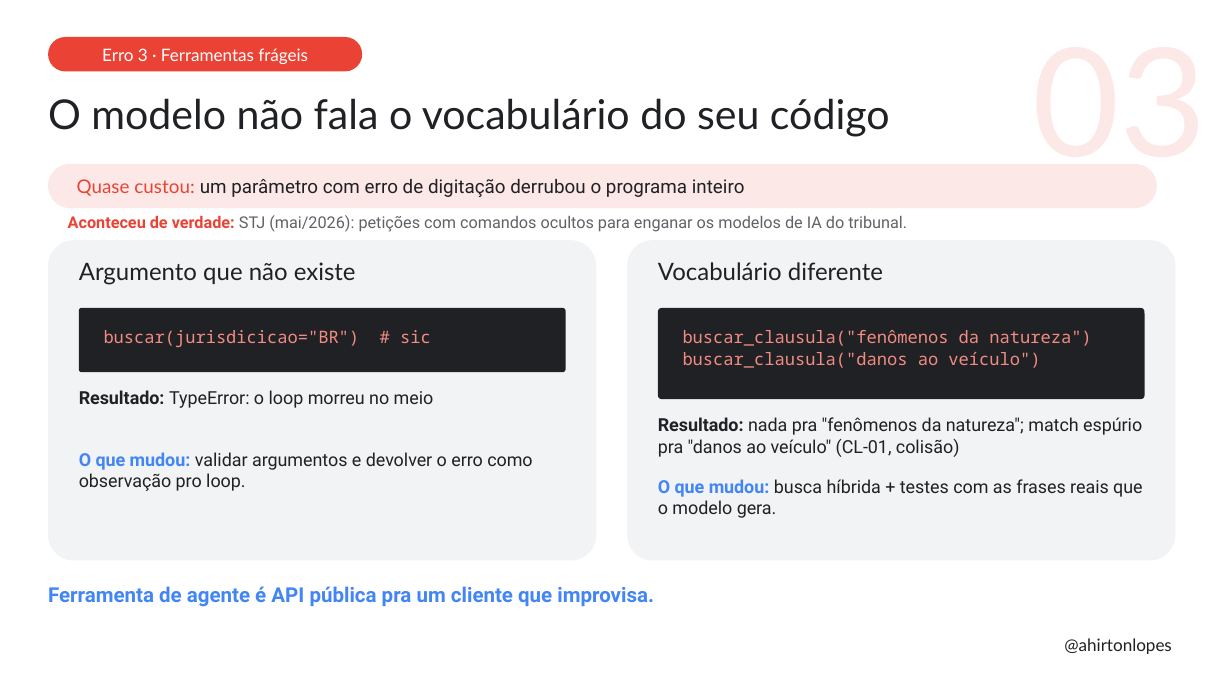
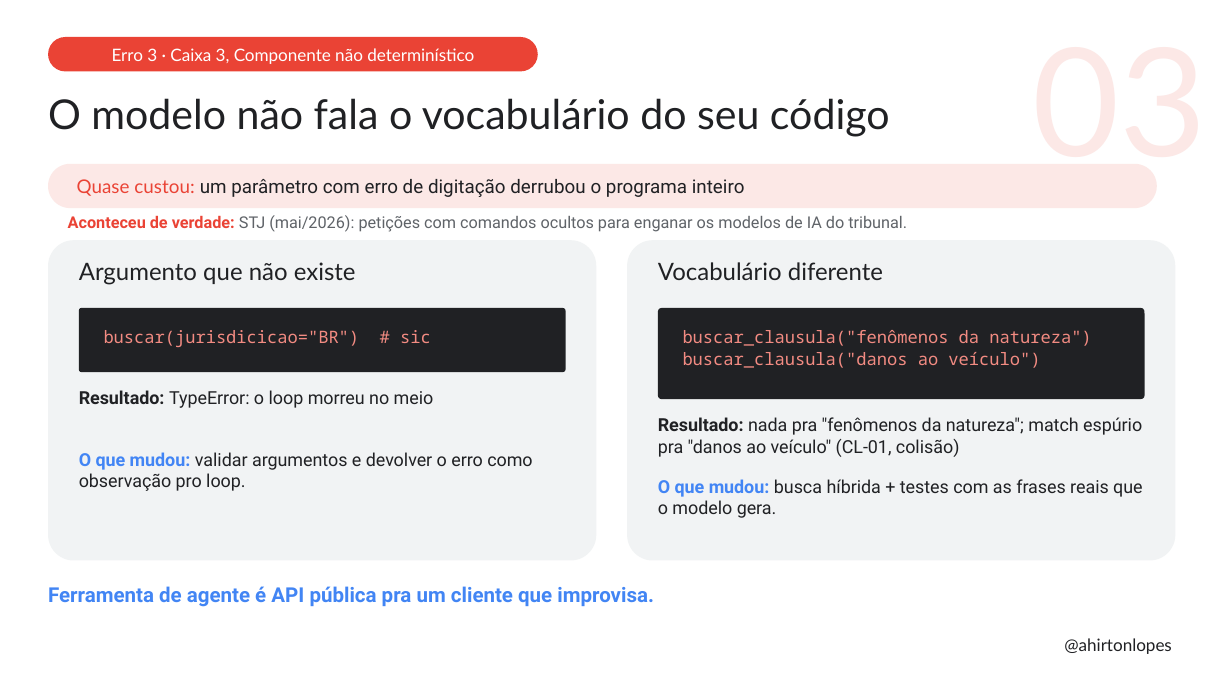
Before and after one commit to ahirtonlopes/alem-dos-loops, a slide deck: slide 12 of Palestra_Ahirton_AlemDosLoops.pptx (slide 11 before the commit). Drawn at 1232x693 pixels with LibreOffice and Linux fonts; fonts in the diff are those of the drawing. Boxes give left, top, right and bottom in pixels: in the first picture for what was removed or moved away, otherwise in the second. Text is boxed around its words. In the diff, an @@ line names an element or a change of style, - is before the commit and + after.

Commit message:
Canvas de arquitetura no case, erros mapeados nas caixas do canvas

```diff
--- a/Palestra_Ahirton_AlemDosLoops.pptx
+++ b/Palestra_Ahirton_AlemDosLoops.pptx
@@ rounded rectangle "Erro 3 · Caixa 3, ..." resized from (x1=48, y1=37, x2=362, y2=71) to (x1=48, y1=37, x2=538, y2=71) @@
@@ text in rounded rectangle at (x1=112, y1=48, x2=474, y2=64): text changed @@
-Erro 3 · Ferramentas frágeis
+Erro 3 · Caixa 3, Componente não determinístico
```
Also in this commit, not shown: 7 other slides changed, 1 slide added, 2 other files.
